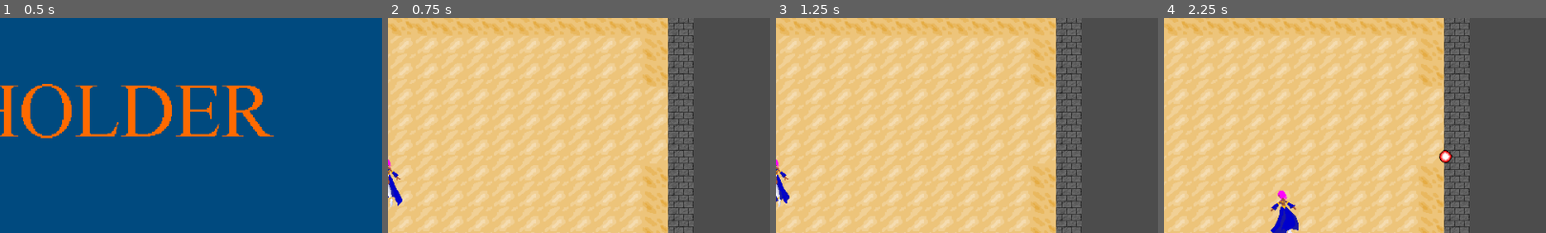
Above: before the commit, frames 1-4 (left to right).
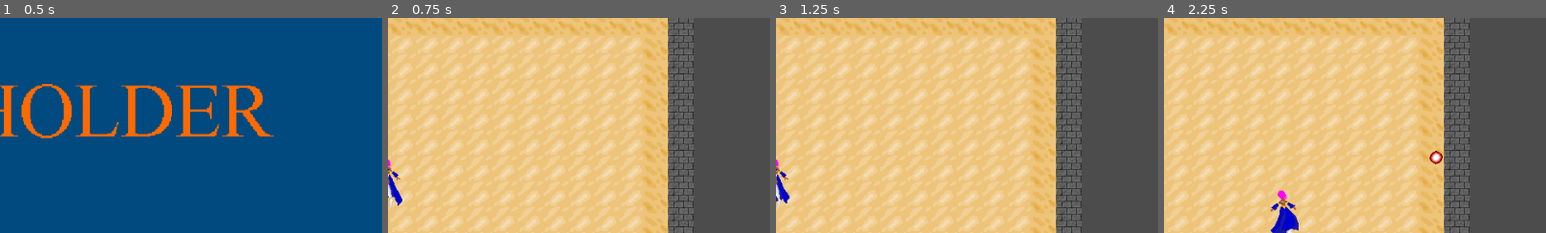
Above: after the commit, the same moments.

Repository: alpacanumerals/LD51
Game: Godot game, scene res://Title.tscn
Same seed, same stepped clock (60 frames per second), same inputs: the game is played once before the commit and once after it.
Inputs (mouse positions are % of the whole screen's width and height, from its top left):
- Up to frame 1 (0.5 s): no input
- Up to frame 2 (0.75 s): click (39, 95) at 0.5 s
- Up to frame 3 (1.25 s): no input
- Up to frame 4 (2.25 s): move the mouse to (72, 45) at 1.27 s; hold Right (ui_right) 1.28-2.03 s; click (72, 45) at 1.42 s; move the mouse to (30, 55) at 2.02 s; hold Down (ui_down) from 2.03 s (still down)
The pictures show only the part of the screen within x 50-100%, y 10-60%; the shares and areas given below are measured in that part.

Frame 1 is identical in both runs. In frame 2, 1.3% of the frame differs, in the area x 66-74%, y 32-68%; in frame 3, 1.3%; in frame 4, 1.5%, in the area x 66-76%, y 32-68%.

Commit message:
collision tiles

Diff:
--- a/level/Game.tscn
+++ b/level/Game.tscn
@@ -120,8 +120,10 @@
 tile_set = SubResource( 3 )
 cell_size = Vector2( 32, 32 )
 show_collision = true
+collision_layer = 65535
+collision_mask = 65535
 format = 1
-tile_data = PoolIntArray( 0, 2, 0, 1, 2, 0, 2, 2, 0, 3, 2, 0 …(1456 unchanged characters)…  0, 262164, 1, 0, 262165, 1, 0, 262166, 1, 0, 262167, 2, 0, 327680, 2, 0, 327681, 0, 0, 327682, 1, 0, 327683, 1, 0, 327684, 1, 0, 327685, 1, 0, 327686, 1, 0, 327687, 1, 0, 327688, 1, 0, 327689, 1, 0, 327690, 1, 0, 327691, 1, 0, 327692, 1, 0, 327693, 1, 0, 327694, 1, 0, 327695, 1, 0, 327696, 1, 0, 327697, 1, 0, 327698, 1, 0, 327699, 1, 0, 327700, 1, 0, 327701, 1, 0, 327702, 1, 0, 327703, 2, 0, 393216, 2, 0, 393217, 0, 0, 393218, 1, 0, 393219, 1, 0, 393220, 1, 0, 393221, 1, 0, 393222, 1, 0, 393223, 1, 0, 393224, 1, 0, 393225, 1, 0, 393226, 1, 0, 393227, 1, 0, 393228, 1, 0, 393229, 1, 0, 393230, 1, 0, 393231, 1, 0, 393232, 1, 0, 393233, 1, 0, 393234, 1, 0, 393235, 1, 0, 393236, 1, 0, 393237, 1, 0, 393238, 1, 0, 393239, 2, 0, 458752, 2, 0, 458753, …(3003 unchanged characters)…
+tile_data = PoolIntArray( 0, 2, 0, 1, 2, 0, 2, 2, 0, 3, 2, 0 …(1456 unchanged characters)…  0, 262164, 1, 0, 262165, 1, 0, 262166, 0, 0, 262167, 2, 0, 327680, 2, 0, 327681, 0, 0, 327682, 1, 0, 327683, 1, 0, 327684, 1, 0, 327685, 1, 0, 327686, 1, 0, 327687, 1, 0, 327688, 1, 0, 327689, 1, 0, 327690, 1, 0, 327691, 1, 0, 327692, 1, 0, 327693, 1, 0, 327694, 1, 0, 327695, 1, 0, 327696, 1, 0, 327697, 1, 0, 327698, 1, 0, 327699, 1, 0, 327700, 1, 0, 327701, 1, 0, 327702, 0, 0, 327703, 2, 0, 393216, 2, 0, 393217, 0, 0, 393218, 1, 0, 393219, 1, 0, 393220, 1, 0, 393221, 1, 0, 393222, 1, 0, 393223, 1, 0, 393224, 1, 0, 393225, 1, 0, 393226, 1, 0, 393227, 1, 0, 393228, 1, 0, 393229, 1, 0, 393230, 1, 0, 393231, 1, 0, 393232, 1, 0, 393233, 1, 0, 393234, 1, 0, 393235, 1, 0, 393236, 1, 0, 393237, 1, 0, 393238, 0, 0, 393239, 2, 0, 458752, 2, 0, 458753, …(3003 unchanged characters)…
 
 [node name="PlayerRoot" parent="MarginContainer/HBoxContainer/Play Area" instance=ExtResource( 1 )]
 position = Vector2( 386, 248 )
